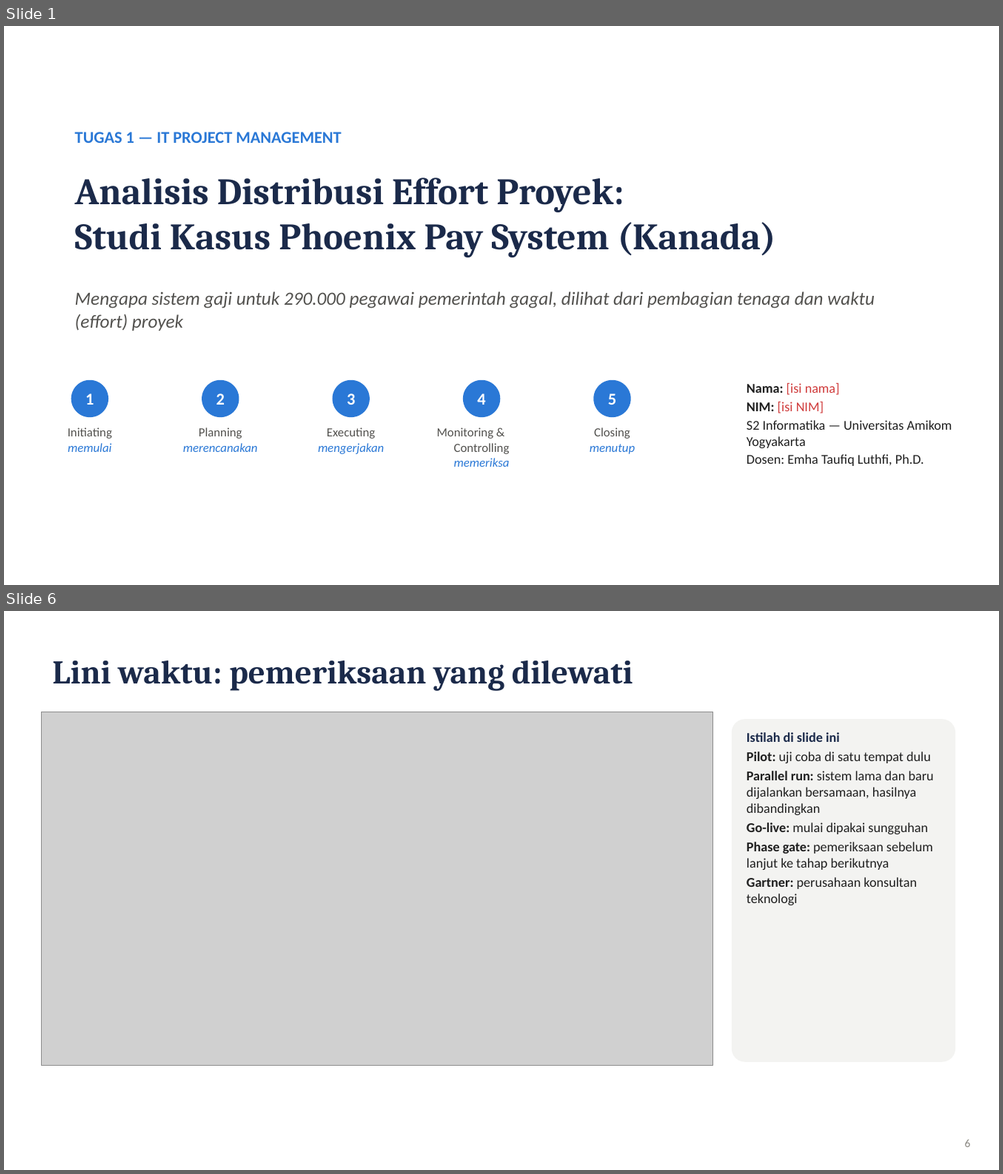
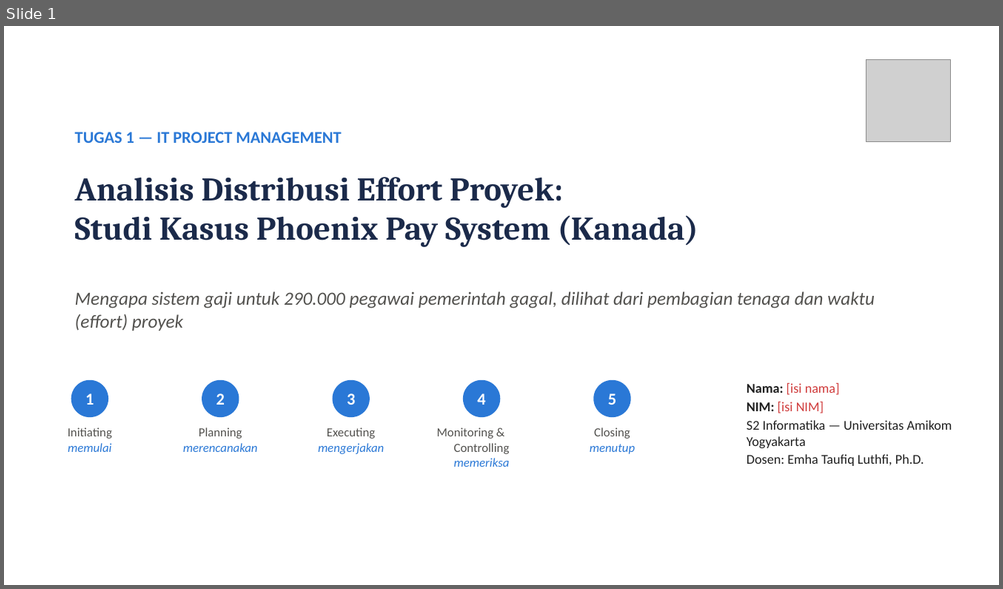
Before and after one commit to mingkimingki/it-proj-manag, a slide deck: tugas1/hasil/Tugas1_DistribusiEffort_Phoenix_Slide.pptx. Shown one above the other, each under a label of ours: slides 1 and 6 before the commit, slide 1 after it; the slides between them are not shown. The pictures are 1003x1174 and 1003x589 pixels, drawn with LibreOffice and Linux fonts; fonts in the diff are those of the drawing; grey boxes stand for pictures. Boxes give left, top, right and bottom in pixels: in the first picture for what was removed or moved away, otherwise in the second. Text is boxed around its words. In the diff, an @@ line names an element or a change of style, - is before the commit and + after.

```diff
--- a/tugas1/hasil/Tugas1_DistribusiEffort_Phoenix_Slide.pptx
+++ b/tugas1/hasil/Tugas1_DistribusiEffort_Phoenix_Slide.pptx
@@ slide 6 removed at <box>4,611,999,1170</box>, background #FFFFFF @@
@@ text removed at <box>52,661,633,691</box> @@
-Lini waktu: pemeriksaan yang dilewati
@@ picture removed at <box>41,712,713,1066</box> @@
@@ rounded rectangle removed at <box>731,719,956,1062</box> @@
@@ text removed at <box>746,732,933,906</box> @@
-Istilah di slide ini
-Pilot: uji coba di satu tempat dulu
-Parallel run: sistem lama dan baru dijalankan bersamaan, hasilnya dibandingkan
-Go-live: mulai dipakai sungguhan
-Phase gate: pemeriksaan sebelum lanjut ke tahap berikutnya
-Gartner: perusahaan konsultan teknologi
@@ text removed at <box>965,1139,970,1147</box> @@
-6
@@ slide 1 changed as well @@
@@ picture added at <box>866,59,950,141</box> @@
@@ text "Analisis Distribusi Effort Proyek:" at <box>75,177,698,247</box>: size 36 to 32 pt @@
```
Also in this commit, not shown: 4 other slides changed, 4 slides added, 7 other slides removed, 10 other files.
